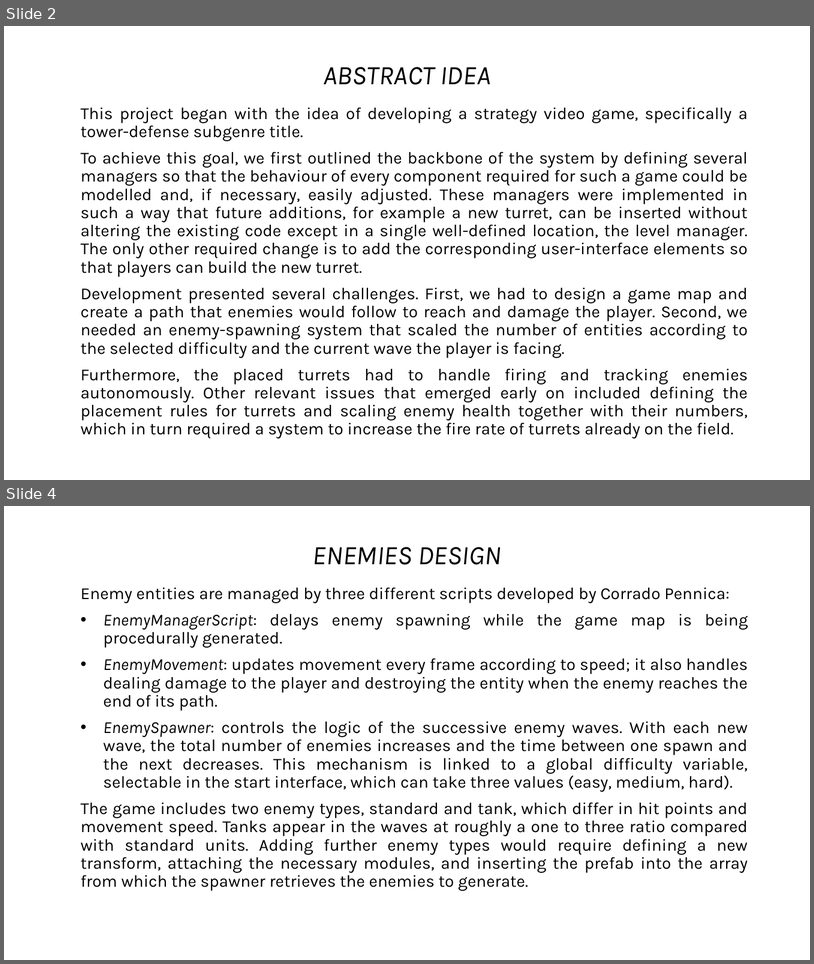
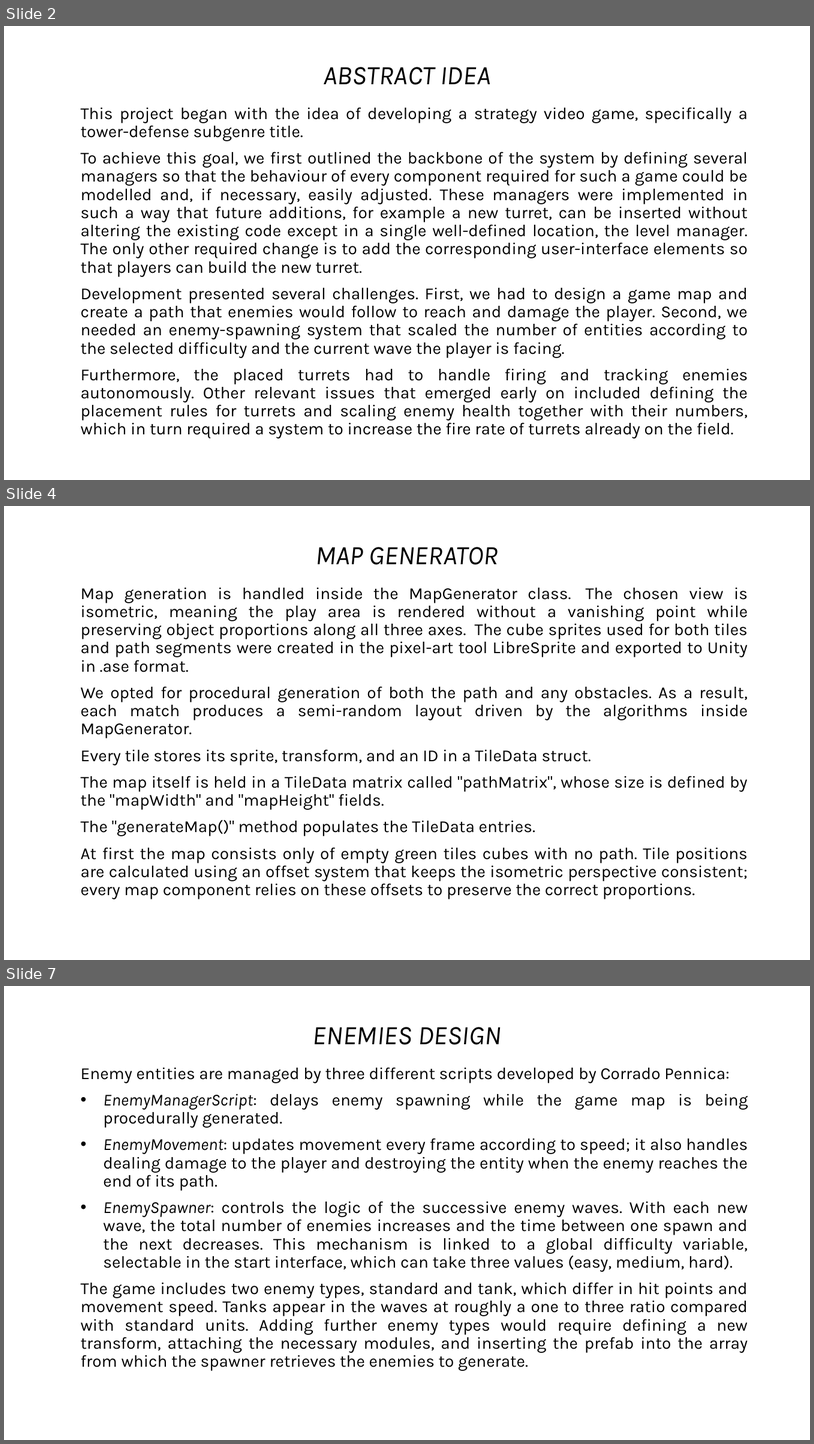
Before and after one commit to DheAnto/TowerDefence, a slide deck: Report Game Dev Eng version.pptx. Shown one above the other, each under a label of ours: slides 2 and 4 before the commit, slides 2, 4 and 7 after it; the slides between them are not shown. The pictures are 814x964 and 814x1444 pixels, drawn with LibreOffice and Linux fonts; fonts in the diff are those of the drawing. Boxes give left, top, right and bottom in pixels: in the first picture for what was removed or moved away, otherwise in the second. Text is boxed around its words. In the diff, an @@ line names an element or a change of style, - is before the commit and + after.

```diff
--- a/Report Game Dev Eng version.pptx
+++ b/Report Game Dev Eng version.pptx
@@ slide 4 added at (4, 506, 810, 960), background #FFFFFF @@
@@ title added at (315, 547, 498, 565), 32 pt, text #000000, italic @@
+MAP GENERATOR
@@ text added at (81, 587, 748, 899), 20 pt, text #000000 @@
+Map generation is handled inside the MapGenerator class. The chosen view is isometric, meaning the play area is rendered without a vanishing point while preserving object proportions along all three axes. The cube sprites used for both tiles and path segments were created in the pixel-art tool LibreSprite and exported to Unity in .ase format.
+We opted for procedural generation of both the path and any obstacles. As a result, each match produces a semi-random layout driven by the algorithms inside MapGenerator.
+Every tile stores its sprite, transform, and an ID in a TileData struct.
+The map itself is held in a TileData matrix called "pathMatrix", whose size is defined by the "mapWidth" and "mapHeight" fields.
+The "generateMap()" method populates the TileData entries.
+At first the map consists only of empty green tiles cubes with no path. Tile positions are calculated using an offset system that keeps the isometric perspective consistent; every map component relies on these offsets to preserve the correct proportions.
@@ what was slide 4 is now slide 7 @@
```
Also in this commit, not shown: 3 slides changed, 3 other slides added, 1 slide removed.
